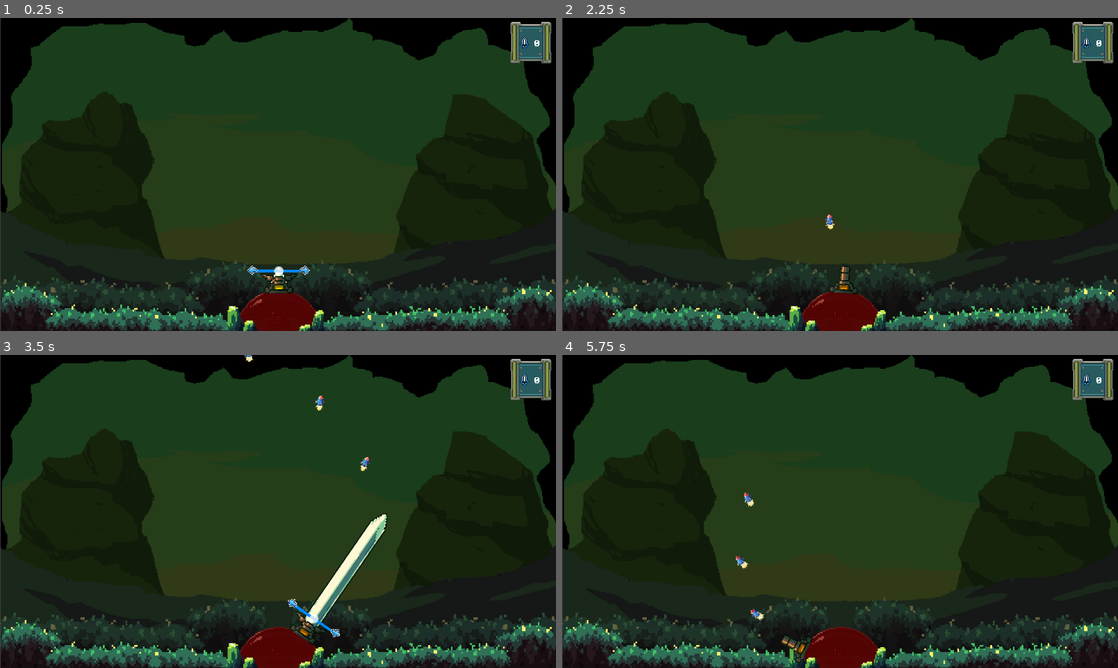
Above: before the commit, frames 1-4 (two rows, left to right).
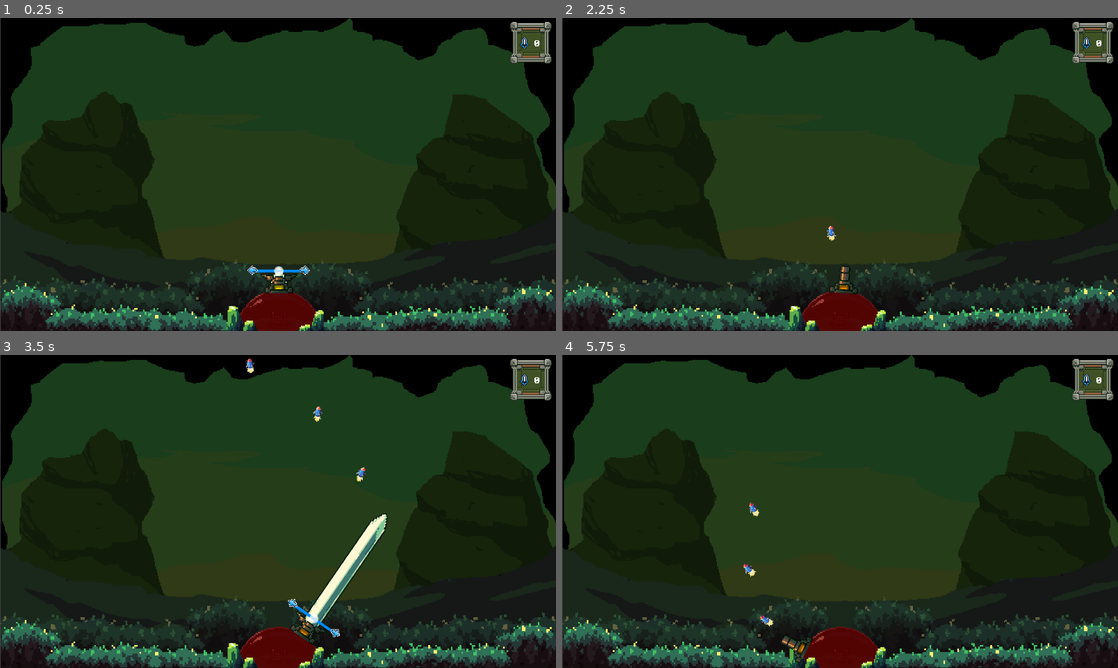
Above: after the commit, the same moments.

Repository: antoinenisoli/DomeSword_GWJ_2025
Game: Godot game, scene res://scenes/levels/game.tscn
The game is run twice, just before and just after one commit, with the same random seed, the same clock (stepped at 60 frames per second) and the same inputs.
Inputs (mouse positions are in pixels of both pictures, inside the frame that each line leads up to):
- Up to frame 1 (0.25 s): no input
- Up to frame 2 (2.25 s): move the mouse to (962, 158) at 0.52 s; press the mouse at (962, 158) at 0.53 s; hold Right (move_right) 0.53-1.28 s; move the mouse to (728, 190) at 1.27 s; release the mouse at (728, 190) at 1.28 s; hold Left (move_left) 1.28-2.03 s; tap E (switch_weapon) at 1.35 s; move the mouse to (895, 105) at 2.02 s; press the mouse at (895, 105) at 2.03 s; hold Right (move_right) from 2.03 s (still down)
- Up to frame 3 (3.5 s): keep holding Right (move_right); move the mouse to (250, 574) at 2.77 s; release the mouse at (250, 574) at 2.78 s; tap E (switch_weapon) at 2.85 s
- Up to frame 4 (5.75 s): move the mouse to (1006, 558) at 3.52 s; release Right (move_right) at 3.53 s; press the mouse at (1006, 558) at 3.53 s; hold Left (move_left) from 3.53 s (still down); move the mouse to (673, 464) at 4.27 s; release the mouse at (673, 464) at 4.28 s; tap E (switch_weapon) at 4.35 s; move the mouse to (867, 511) at 5.02 s; press the mouse at (867, 511) at 5.03 s

The runs differ from the first frame. In frame 1, 0.8% of the frame differs, in the area x 91-100%, y 1-15%; in frame 2, 0.9%; in frame 3, 1.1%; in frame 4, 1.1%, in the area x 31-100%, y 1-87%.

Commit message:
polish v1

Diff:
--- a/scenes/UI/game_ui.tscn
+++ b/scenes/UI/game_ui.tscn
@@ -1,35 +1,40 @@
-[gd_scene load_steps=14 format=3 uid="uid://crkwkw4c7tgkv"]
+[gd_scene load_steps=18 format=3 uid="uid://crkwkw4c7tgkv"]
 
 [ext_resource type="Script" uid="uid://uqaw0biwnuv2" path="res://scripts/UI/ui_controller.gd" id="1_d8ncw"]
 [ext_resource type="PackedScene" uid="uid://ck27qna5vj213" path="res://scenes/UI/healthbar.tscn" id="2_owrpm"]
 [ext_resource type="PackedScene" uid="uid://d1eu2jc3tnqsy" path="res://scenes/UI/floating_text.tscn" id="2_r4w1u"]
-[ext_resource type="Texture2D" uid="uid://br5pu3661st7y" path="res://assets/sprites/UI/window_theme/window_theme_blue/message_box_A.png" id="3_r4w1u"]
 [ext_resource type="FontFile" uid="uid://7c3dgnsy1yfo" path="res://assets/fonts/PixelOperator8-Bold.ttf" id="4_5038c"]
+[ext_resource type="Texture2D" uid="uid://cym110ttbull3" path="res://assets/sprites/UI/window_theme/window_theme_green/message_box_B.png" id="4_mbbca"]
 [ext_resource type="Texture2D" uid="uid://dkt3nukb772pa" path="res://assets/sprites/UI/icons/blue/cash_coin_B.png" id="5_jqo5s"]
 [ext_resource type="Texture2D" uid="uid://b4027sw648h1i" path="res://assets/sprites/UI/icons/blue/sword.png" id="6_mbbca"]
 [ext_resource type="Texture2D" uid="uid://pnv0vj2xn81r" path="res://assets/sprites/UI/icons/blue/power_B.png" id="7_7klwy"]
 [ext_resource type="FontFile" uid="uid://cs0kjgt1ymay3" path="res://assets/fonts/PixelOperator8.ttf" id="8_owrpm"]
+[ext_resource type="Texture2D" uid="uid://8dkvi2n8441q" path="res://assets/sprites/UI/window_theme/window_theme_green/window_undecorated.png" id="10_5038c"]
+[ext_resource type="Texture2D" uid="uid://bk2s3hxn8utyk" path="res://assets/sprites/UI/window_theme/window_theme_green/button_default.png" id="10_jqo5s"]
+[ext_resource type="Texture2D" uid="uid://o6bjndjcyxyf" path="res://assets/sprites/UI/window_theme/window_theme_green/button_pressed.png" id="11_mbbca"]
 
 [sub_resource type="LabelSettings" id="LabelSettings_hvehc"]
 font = ExtResource("4_5038c")
 
-[sub_resource type="StyleBoxFlat" id="StyleBoxFlat_d8ncw"]
-bg_color = Color(0, 0.30588236, 0.09411765, 1)
-
-[sub_resource type="StyleBoxFlat" id="StyleBoxFlat_h1qdn"]
-bg_color = Color(0.80741894, 0.48736864, 0.606584, 1)
-border_width_left = 5
-border_width_top = 5
-border_width_right = 5
-border_width_bottom = 5
-border_color = Color(0.8, 0, 0, 1)
-corner_radius_top_left = 50
-corner_radius_top_right = 50
-corner_radius_bottom_right = 50
-corner_radius_bottom_left = 50
+[sub_resource type="StyleBoxTexture" id="StyleBoxTexture_mbbca"]
+texture = ExtResource("10_jqo5s")
+texture_margin_left = 13.0
+texture_margin_top = 13.0
+texture_margin_right = 13.0
+texture_margin_bottom = 13.0
+
+[sub_resource type="StyleBoxTexture" id="StyleBoxTexture_7klwy"]
+texture = ExtResource("11_mbbca")
+texture_margin_left = 13.0
+texture_margin_top = 13.0
+texture_margin_right = 13.0
+texture_margin_bottom = 13.0
+
+[sub_resource type="StyleBoxTexture" id="StyleBoxTexture_jqo5s"]
+texture = ExtResource("10_5038c")
 
 [sub_resource type="LabelSettings" id="LabelSettings_h1qdn"]
-font = ExtResource("8_owrpm")
+font = ExtResource("4_5038c")
 font_size = 41
 
 [node name="GameUI" type="Control" node_paths=PackedStringArray("enemy_txt", "flame_txt", "pause_screen", "gameover_screen")]
@@ -85,7 +90,7 @@
 offset_right = 1230.0
 offset_bottom = 105.0
 grow_horizontal = 0
-texture = ExtResource("3_r4w1u")
+texture = ExtResource("4_mbbca")
 stretch_mode = 4
 
 [node name="VBoxContainer" type="VBoxContainer" parent="CanvasLayer/Screens/HUD/TextureRect"]
@@ -236,7 +241,8 @@
 offset_bottom = 376.0
 theme_override_fonts/font = ExtResource("4_5038c")
 theme_override_font_sizes/font_size = 24
-theme_override_styles/normal = SubResource("StyleBoxFlat_d8ncw")
+theme_override_styles/normal = SubResource("StyleBoxTexture_mbbca")
+theme_override_styles/pressed = SubResource("StyleBoxTexture_7klwy")
 text = "RESUME"
 
 [node name="quit_Button" type="Button" parent="CanvasLayer/Screens/PauseScreen/tuto"]
@@ -247,7 +253,8 @@
 offset_bottom = 480.0
 theme_override_fonts/font = ExtResource("4_5038c")
 theme_override_font_sizes/font_size = 24
-theme_override_styles/normal = SubResource("StyleBoxFlat_d8ncw")
+theme_override_styles/normal = SubResource("StyleBoxTexture_mbbca")
+theme_override_styles/pressed = SubResource("StyleBoxTexture_7klwy")
 text = "QUIT"
 
 [node name="GameOverScreen" type="Control" parent="CanvasLayer/Screens"]
@@ -275,11 +282,11 @@
 anchor_top = 0.5
 anchor_right = 0.5
 anchor_bottom = 0.5
-offset_left = -215.04004
-offset_top = -92.20801
-offset_right = 215.95996
-offset_bottom = 91.79199
-theme_override_styles/panel = SubResource("StyleBoxFlat_h1qdn")
+offset_left = -288.0
+offset_top = -184.0
+offset_right = 277.0
+offset_bottom = 216.0
+theme_override_styles/panel = SubResource("StyleBoxTexture_jqo5s")
 
 [node name="Label" type="Label" parent="CanvasLayer/Screens/GameOverScreen/Panel"]
 layout_mode = 1
--- a/scenes/entities/frog_enemy.tscn
+++ b/scenes/entities/frog_enemy.tscn
@@ -304,8 +304,8 @@
 gravity_scale = 0.0
 lock_rotation = true
 script = ExtResource("1_nwdrs")
-speed = 40.0
-min_distance = 150.0
+speed = 50.0
+min_distance = 200.0
 enemy = NodePath("Frog_Entity")
 push_cooldown = NodePath("pushedCooldown")
 
--- a/scenes/entities/weapon_support2.tscn
+++ b/scenes/entities/weapon_support2.tscn
@@ -196,7 +196,7 @@
 z_index = 50
 position = Vector2(0, -32)
 sprite_frames = SubResource("SpriteFrames_o0ygl")
-animation = &"idle"
+animation = &"shoot"
 speed_scale = 2.0
 
 [node name="light" type="Sprite2D" parent="support"]
@@ -224,6 +224,7 @@
 ignore_time_scale = true
 
 [node name="turret" parent="weapons_inventory" instance=ExtResource("5_16mq0")]
+position = Vector2(0, -34)
 
 [node name="sword" parent="weapons_inventory" instance=ExtResource("6_ikkyr")]
 force_curve = SubResource("Curve_6xt84")
--- a/scenes/levels/game.tscn
+++ b/scenes/levels/game.tscn
@@ -48,12 +48,14 @@
 [node name="Spawners" type="Node2D" parent="."]
 
 [node name="EnemySpawner1" parent="Spawners" instance=ExtResource("6_p57ef")]
-position = Vector2(450, -25)
+position = Vector2(450, -37)
 cooldown_range = Vector2(5, 15)
+spawn_range = 50.0
 
 [node name="EnemySpawner2" parent="Spawners" instance=ExtResource("6_p57ef")]
-position = Vector2(-458, -36)
+position = Vector2(-458, -48)
 cooldown_range = Vector2(5, 15)
+spawn_range = 50.0
 
 [node name="Sounds" type="Node2D" parent="."]
 
--- a/scenes/weapons/sword.tscn
+++ b/scenes/weapons/sword.tscn
@@ -6,7 +6,7 @@
 [ext_resource type="Texture2D" uid="uid://d2prflq4kr3yx" path="res://assets/sprites/UI/icons/blue/arrow_right.png" id="6_dx2j5"]
 
 [sub_resource type="Gradient" id="Gradient_gwb47"]
-colors = PackedColorArray(1, 1, 1, 1, 0, 0, 18.892157, 1)
+colors = PackedColorArray(1, 1, 1, 1, 0.44832852, 1.6553112, 0, 1)
 
 [sub_resource type="Curve" id="Curve_232hh"]
 _data = [Vector2(0, 0), 0.0, -5.097836, 0, 0, Vector2(0.5, 1), -5.425904, -5.425904, 0, 0, Vector2(0.8, 0.1), -1.2075583, -1.2075583, 0, 0, Vector2(1, 0), -0.35753322, 0.0, 0, 0]
--- a/scenes/weapons/turret.tscn
+++ b/scenes/weapons/turret.tscn
@@ -12,7 +12,6 @@
 match_enemies = Array[int]([0, 1])
 
 [node name="shoot" parent="." instance=ExtResource("3_538jk")]
-position = Vector2(0, -51)
 rotation = -1.5707964
 scale = Vector2(0.4553571, 0.46323526)
 bullet = ExtResource("4_487ac")
--- a/scripts/Entities/Player/weapons/turret_controller.gd
+++ b/scripts/Entities/Player/weapons/turret_controller.gd
@@ -19,6 +19,7 @@
 
 func on_bullet_shot(bullet) -> void:
     print("shoot anim!!")
+    weapon_support.sprite.play("shoot")
     AudioManager.play_sound("jump", Vector2(0.8, 1.2))
     bullet.init(self)
     weapons.turret_ammo.shoot()
Not shown, changed: export_presets.cfg
